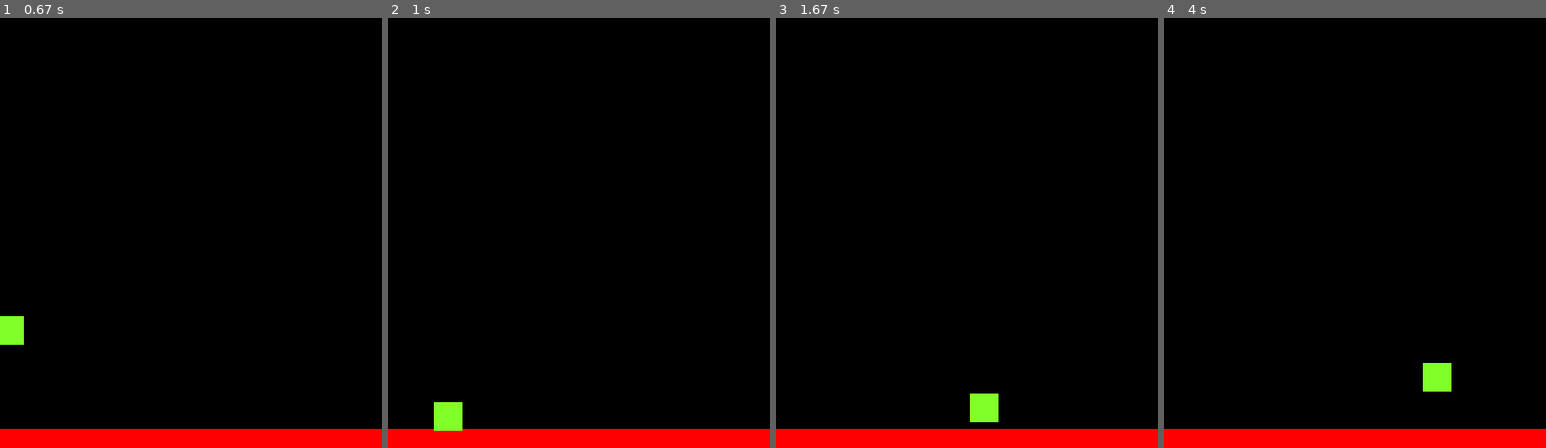
Above: before the commit, frames 1-4 (left to right).
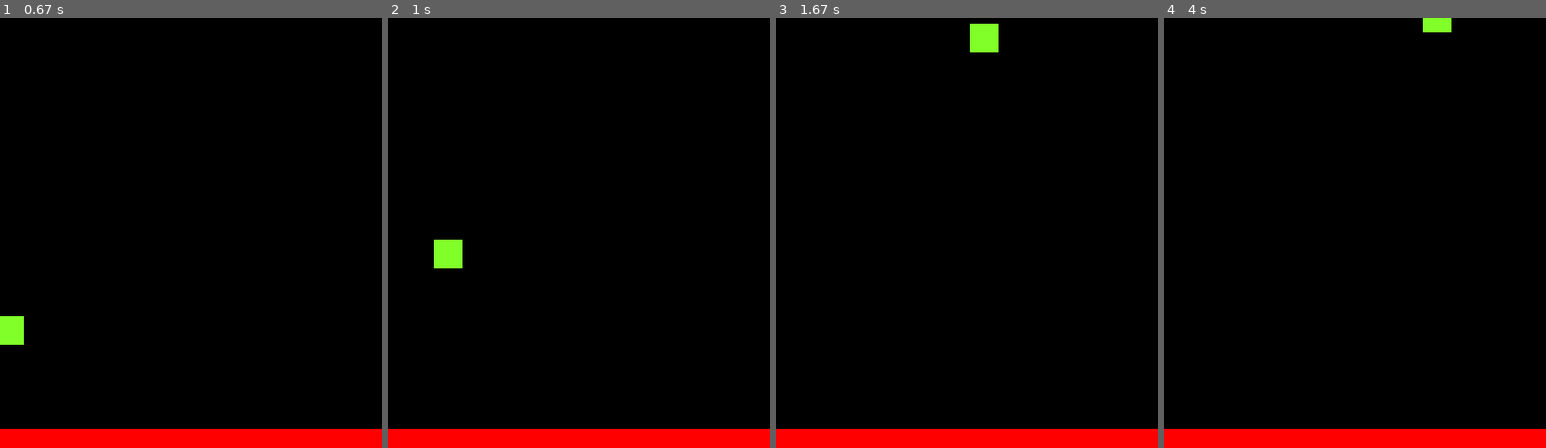
Above: after the commit, the same moments.

Repository: jonnyboy5647/FInal-Pygame
Game: pygame game, started from ex.py
The game is run twice, just before and just after one commit, with the same random seed, the same clock (stepped at 60 frames per second) and the same inputs.
Inputs:
- Up to frame 1 (0.67 s): tap Space at 0.33 s
- Up to frame 2 (1 s): hold Right from 0.67 s (still down); tap Space at 0.73 s
- Up to frame 3 (1.67 s): tap Space at 1.03, 1.23, 1.53 s; release Right at 1.13 s; hold Right 1.17-1.63 s
- Up to frame 4 (4 s): hold Left 1.67-2.2 s; tap Space at 1.73, 2.03, 2.73, 3.03, 3.9 s; hold Right 2.67-3.3 s; hold Right from 3.83 s (still down)

Frame 1 is identical in both runs. In frame 2, 1.0% of the frame differs, in the area x 12-20%, y 51-96%; in frame 3, 1.0%; in frame 4, 0.8%.

Commit message:
Trying to get platform to work

Diff:
--- a/ex.py
+++ b/ex.py
@@ -57,9 +57,7 @@
                 self.vel.y = 0
 
     def jump(self):
-        hits = pygame.sprite.spritecollide(self, platforms, False)
-        if hits:
-            self.vel.y = -10
+        self.vel.y = -10
 
 
 class platform(pygame.sprite.Sprite):
--- a/jetpackjoyride.py
+++ b/jetpackjoyride.py
@@ -2,22 +2,46 @@
 import sys
 from settings import Settings
 from player import Player
+from platform import Platform
 
 
 class JetpackJoyride:
     def __init__(self):
         pygame.init()
         self.settings = Settings()
-        self.player = Player()
-
-        self.vec = pygame.math.Vector2  # 2 for two dimensional
+        self.platform = Platform(self)
+        self.player = Player(self)
 
         self.FramePerSec = pygame.time.Clock()
+
+        self.screen = pygame.display.set_mode((0, 0), pygame.FULLSCREEN)
 
         self.settings.screen_width = self.screen.get_rect().width
         self.settings.screen_height = self.screen.get_rect().height
 
+        all_sprites = pygame.sprite.Group()
+        all_sprites.add(self.platform)
+        all_sprites.add(self.player)
+
+        self.platform = pygame.sprite.Group()
+        self.platform.add(self.player)
+
+        self.screen.fill((0, 0, 0))
+        self.player.update()
+
+        for entity in all_sprites:
+            self.screen.blit(entity.surf, entity.rect)
+            entity.move()
+
+        pygame.display.update()
+
+        self.FramePerSec.tick(self.settings.fps)
+
         pygame.display.set_caption("Jumping Game")
+
+    def run_game(self):
+        while True:
+            self._check_events()
 
     def _check_events(self):
         while True:
@@ -29,17 +53,7 @@
 
     def _check_keydown_events(self, event):
         if event.key == pygame.K_UP:
-            self.P1.jump()
-
-    displaysurface.fill((0, 0, 0))
-    P1.update()
-
-    for entity in all_sprites:
-        displaysurface.blit(entity.surf, entity.rect)
-        entity.move()
-
-    pygame.display.update()
-    FramePerSec.tick(fps)
+            self.player.jump()
 
 
 if __name__ == '__main__':
--- /dev/null
+++ b/new.py
@@ -0,0 +1,271 @@
+import sys
+import pygame
+from pygame.sprite import Sprite
+from random import random
+from random import randint
+
+clock = pygame.time.Clock()
+clock.tick(60)
+
+
+class Settings:
+    def __init__(self):
+        self.screen_width = 400
+        self.screen_height = 450
+        self.bg_color = (0, 0, 255)
+
+        self.player_acc = 0.5
+        self.player_fric = -0.12
+        self.player_limit = 3
+
+        self.bullet_speed = 10
+        self.bullet_width = 3
+        self.bullet_height = 15
+        self.bullet_color = (255, 255, 255)
+        self.bullets_allowed = 3
+
+        self.rock_speed = 1.0
+        self.rock_frequency = 0.002
+
+        self.fps = 60
+
+
+class Player:
+    def __init__(self, jj_game):
+        self.screen = jj_game.screen
+        self.settings = jj_game.settings
+        self.screen_rect = jj_game.screen.get_rect()
+
+        self.image = pygame.image.load('../images/character_robot_run1.png')
+        self.rect = self.image.get_rect()
+
+        self.rect.center = self.screen_rect.center
+
+        self.x = float(self.rect.x)
+
+        self.moving_right = False
+        self.moving_left = False
+
+    def update(self):
+        if self.moving_right and self.rect.right < self.screen_rect.right:
+            self.x += self.settings.player_acc
+        if self.moving_left and self.rect.left > 0:
+            self.x -= self.settings.player_acc
+
+        self.rect.x = self.x
+
+    def blitme(self):
+        self.screen.blit(self.image, self.rect)
+
+
+class Bullet(Sprite):
+    def __init__(self, jj_game):
+        super().__init__()
+        self.screen = jj_game.screen
+        self.settings = jj_game.settings
+        self.color = self.settings.bullet_color
+
+        self.rect = pygame.Rect(0, 0, self.settings.bullet_width,
+                                self.settings.bullet_height)
+        self.rect.midbottom = jj_game.player.rect.midbottom
+
+        self.y = float(self.rect.y)
+
+    def update(self):
+        self.y += self.settings.bullet_speed
+        self.rect.y = self.y
+
+    def draw_bullet(self):
+        pygame.draw.rect(self.screen, self.color, self.rect)
+
+
+class Rock(Sprite):
+    def __init__(self, jj_game):
+        super().__init__()
+        self.screen = jj_game.screen
+        self.settings = jj_game.settings
+
+        self.image = pygame.image.load("../images/spaceMeteors_001.png")
+        self.rect = self.image.get_rect()
+
+        self.rect.left = self.screen.get_rect().right
+        rock_top_max = self.settings.screen_height - self.rect.height
+        self.rect.top = randint(0, rock_top_max)
+
+        self.x = float(self.rect.x)
+
+    def update(self):
+        self.x -= self.settings.rock_speed
+        self.rect.x = self.x
+
+
+class Background(Sprite):
+    def __init__(self, jj_game):
+        super().__init__()
+        self.settings = jj_game.Settings
+        self.screen = jj_game.screen
+
+
+        #self.image = pygame.surface.Surface((self.settings.screen_width, self.settings.screen_height))
+
+        self.tile_size = 18
+
+        self.ground = pygame.image.load("../images/tile_0000.png")
+        self.ground_rect = self.ground.get_rect()
+        self.num_tiles = self.settings.screen_width // self.ground_rect.width
+
+        self.rect = self.image.get_rect()
+
+    def draw(self):
+        for y in range(self.num_tiles):
+            for x in range(self.num_tiles):
+                self.screen.blit(self.ground, (x * self.ground_rect.width, y * self.ground_rect.height))
+
+
+class GameStats:
+    def __init__(self, jj_game):
+        self.settings = jj_game.settings
+        self.reset_stats()
+
+        self.game_active = True
+
+    def reset_stats(self):
+        self.players_left = self.settings.player_limit
+
+
+class JetpackJoyride:
+    def __init__(self):
+        pygame.init()
+        self.settings = Settings()
+
+        self.screen = pygame.display.set_mode((0, 0), pygame.FULLSCREEN)
+        self.settings.screen_width = self.screen.get_rect().width
+        self.settings.screen_height = self.screen.get_rect().height
+
+        pygame.display.set_caption("Jetpack Joyride")
+
+        self.stats = GameStats(self)
+        self.player = Player(self)
+
+        self.background = pygame.sprite.Group()
+
+        self.platforms = pygame.sprite.Group()
+        self.bullets = pygame.sprite.Group()
+        self.rocks = pygame.sprite.Group()
+
+        self.FramePerSec = pygame.time.Clock()
+
+    def run_game(self):
+        while True:
+            self._check_events()
+
+            if self.stats.game_active:
+                self.player.update()
+                self.background.update()
+                self._update_bullets()
+                self._update_rocks()
+                self._create_rock()
+
+            self._update_screen()
+
+    def _jump_player(self):
+        vec = pygame.math.Vector2
+
+        self.pos = vec((10, 385))
+        self.vel = vec(0, 0)
+
+        self.vel.y = -10
+
+    def _player_hit(self):
+        if self.stats.players_left > 0:
+            self.stats.players_left -= 1
+
+            self.rocks.empty()
+            self.bullets.empty()
+
+        else:
+            self.stats.game_active = False
+
+    def _fire_bullet(self):
+        if len(self.bullets) < self.settings.bullets_allowed:
+            new_bullet = Bullet(self)
+            self.bullets.add(new_bullet)
+
+    def _update_bullets(self):
+        self.bullets.update()
+
+        for bullet in self.bullets.copy():
+            if bullet.rect.top >= self.settings.screen_height:
+                self.bullets.remove(bullet)
+
+    def _create_rock(self):
+        if random() < self.settings.rock_frequency:
+            rock = Rock(self)
+            self.rocks.add(rock)
+            print(len(self.rocks))
+
+    def _check_aliens_left_edge(self):
+        for rock in self.rocks.sprites():
+            if rock.rect.left < 0:
+                break
+
+    def _update_rocks(self):
+        self.rocks.update()
+
+        if pygame.sprite.spritecollideany(self.player, self.rocks):
+            self._player_hit()
+
+        self._check_aliens_left_edge()
+
+    def _check_events(self):
+        for event in pygame.event.get():
+            if event.type == pygame.QUIT:
+                sys.exit()
+            elif event.type == pygame.KEYDOWN:
+                self._check_keydown_events(event)
+            elif event.type == pygame.KEYUP:
+                self._check_keyup_events(event)
+
+    def _check_keydown_events(self, event):
+        if event.key == pygame.K_q:
+            sys.exit()
+        elif event.key == pygame.K_LEFT:
+            self.player.moving_left = True
+        elif event.key == pygame.K_RIGHT:
+            self.player.moving_right = True
+        elif event.key == pygame.K_SPACE:
+            self._jump_player()
+            self._fire_bullet()
+
+        # self.acc = vec(0, 0.5)
+
+        # if event.key == pygame.K_RIGHT:
+        # self.acc.x = -acc
+        # elif event.key == pygame.K_LEFT:
+        # self.acc.x = acc
+
+        # self.acc.x += self.vel.x * fric
+        # self.vel += self.acc
+        # self.pos += self.vel + 0.5 * self.acc
+
+    def _check_keyup_events(self, event):
+        if event.key == pygame.K_RIGHT:
+            self.player.moving_right = False
+        elif event.key == pygame.K_LEFT:
+            self.player.moving_left = False
+
+    def _update_screen(self):
+        self.screen.fill(self.settings.bg_color)
+        self.player.blitme()
+        for bullet in self.bullets.sprites():
+            bullet.draw_bullet()
+
+        self.rocks.draw(self.screen)
+        self.background.draw(self.screen)
+
+        pygame.display.flip()
+
+
+if __name__ == '__main__':
+    jj = JetpackJoyride()
+    jj.run_game()
--- a/platform.py
+++ b/platform.py
@@ -1,23 +1,14 @@
 import pygame
+from pygame.sprite import Sprite
 
 
-class platform(pygame.sprite.Sprite):
-    def __init__(self):
+class Platform(Sprite):
+    def __init__(self, jj_game):
         super().__init__()
-        self.surf = pygame.Surface((width, 20))
+        self.settings = jj_game.settings
+        self.surf = pygame.Surface((self.settings.screen_width, 20))
         self.surf.fill((255, 0, 0))
-        self.rect = self.surf.get_rect(center=(width / 2, height - 10))
+        self.rect = self.surf.get_rect(center=(self.settings.screen_width / 2, self.settings.screen_height - 10))
 
     def move(self):
         pass
-
-
-PT1 = platform()
-P1 = Player()
-
-all_sprites = pygame.sprite.Group()
-all_sprites.add(PT1)
-all_sprites.add(P1)
-
-platforms = pygame.sprite.Group()
-platforms.add(PT1)
--- a/player.py
+++ b/player.py
@@ -1,45 +1,47 @@
 import pygame
-from pygame.locals import *
+from pygame.sprite import Sprite
 
 
-class Player(pygame.sprite.Sprite):
+class Player(Sprite):
     def __init__(self, jj_game):
         super().__init__()
         self.screen = jj_game.screen
         self.settings = jj_game.settings
+        self.game = jj_game.game
 
-        self.surf = pygame.Surface((30, 30))
-        self.surf.fill((128, 255, 40))
-        self.rect = self.surf.get_rect()
+        self.image = pygame.image.load('images/character_robot_run1.png')
+        self.rect = self.image.get_rect()
 
-        self.pos = vec((10, 385))
-        self.vel = vec(0, 0)
-        self.acc = vec(0, 0)
+        self.vec = pygame.math.Vector2  # 2 for two dimensional
+
+        self.pos = self.vec((10, 385))
+        self.vel = self.vec(0, 0)
+        self.acc = self.vec(0, 0)
 
     def move(self):
-        self.acc = vec(0, 0.5)
+        self.acc = self.vec(0, 0.5)
 
         pressed_keys = pygame.key.get_pressed()
 
         if pressed_keys[K_LEFT]:
-            self.acc.x = -acc
+            self.acc.x = -self.acc
         if pressed_keys[K_RIGHT]:
-            self.acc.x = acc
+            self.acc.x = self.settings.acc
 
-        self.acc.x += self.vel.x * fric
+        self.acc.x += self.vel.x * self.settings.fric
         self.vel += self.acc
         self.pos += self.vel + 0.5 * self.acc
 
-        if self.pos.x > width:
+        if self.pos.x > self.settings.screen_width:
             self.pos.x = 0
         if self.pos.x < 0:
-            self.pos.x = width
+            self.pos.x = self.settings.screen_width
 
         self.rect.midbottom = self.pos
 
     def update(self):
-        hits = pygame.sprite.spritecollide(P1, platforms, False)
-        if P1.vel.y > 0:
+        hits = pygame.sprite.spritecollide(self.game.player, self.game.platform, False)
+        if self.game.player.vel.y > 0:
             if hits:
                 self.pos.y = hits[0].rect.top + 1
                 self.vel.y = 0
--- a/settings.py
+++ b/settings.py
@@ -11,13 +11,3 @@
         self.bullet_height = 15
         self.bullet_color = (60, 60, 60)
         self.bullets_allowed = 1000
-
-        self.PT1 = platform()
-        self.P1 = Player()
-
-        self.all_sprites = pygame.sprite.Group()
-        self.all_sprites.add(PT1)
-        self.all_sprites.add(P1)
-
-        self.platforms = pygame.sprite.Group()
-        self.platforms.add(PT1)
